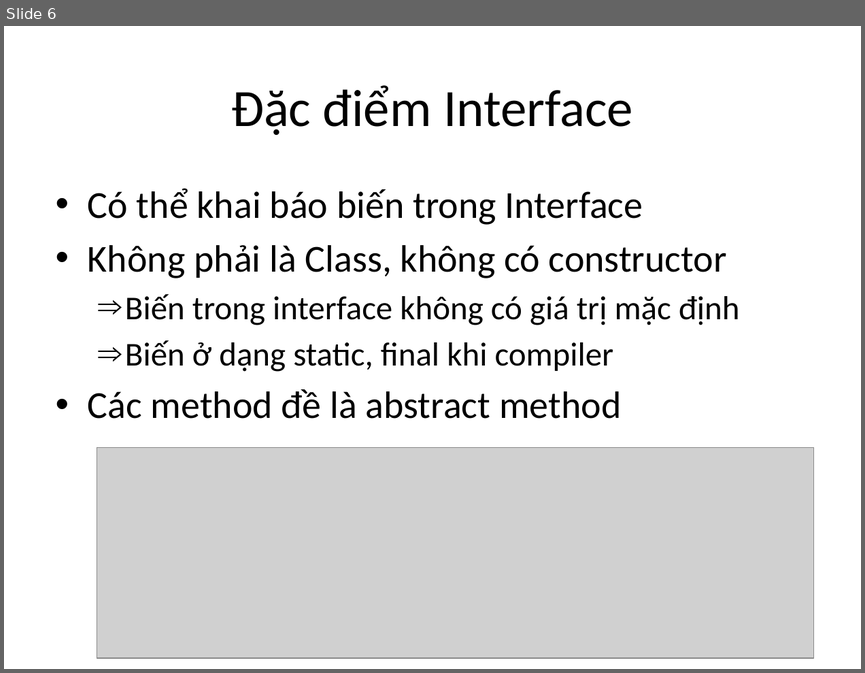
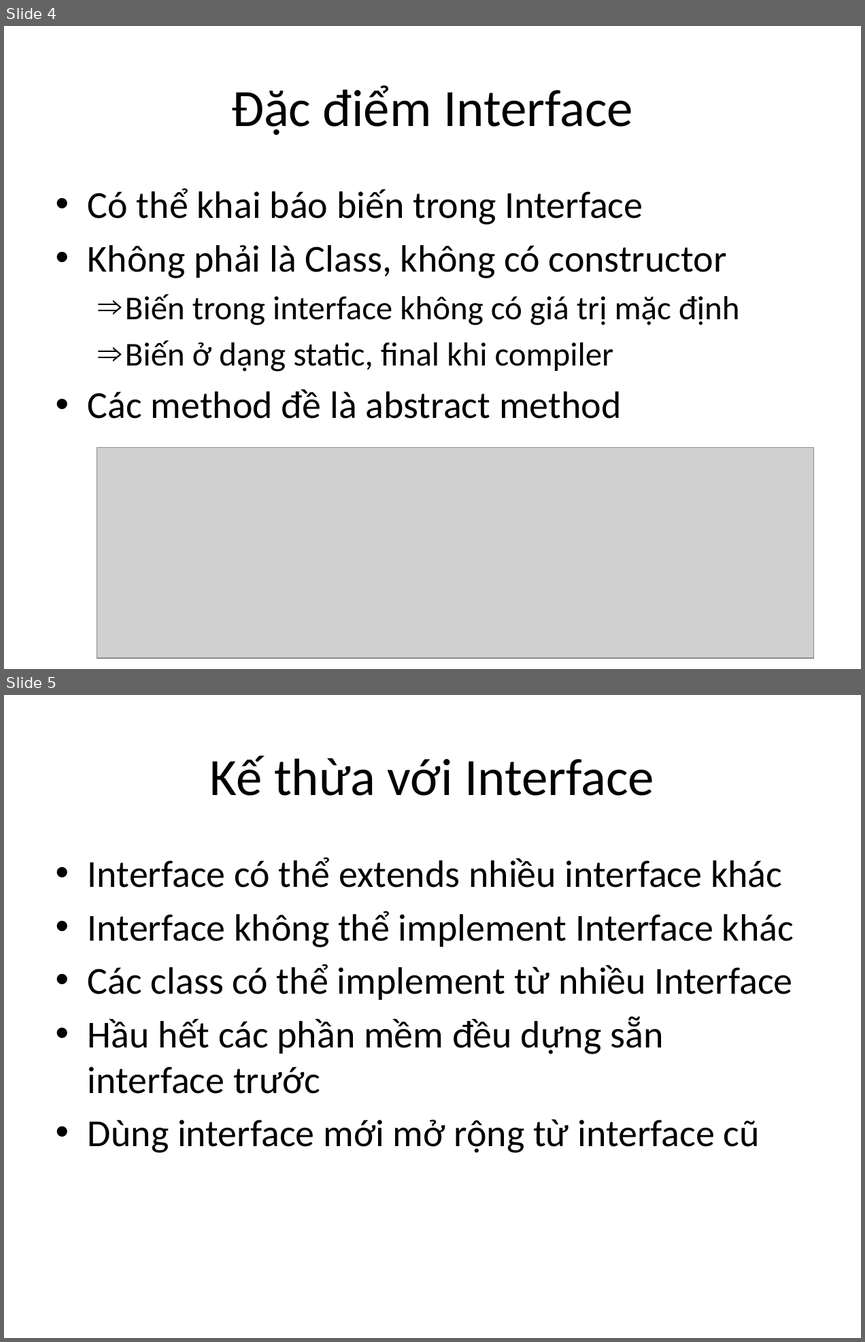
Before and after one commit to phithanh97cs/T3H, a slide deck: 5. Other/Free/Abstract and Interface.pptx. Shown one above the other, each under a label of ours: slide 6 before the commit, slides 4 and 5 after it. The pictures are 865x673 and 865x1342 pixels, drawn with LibreOffice and Linux fonts; fonts in the diff are those of the drawing; grey boxes stand for pictures. Boxes give left, top, right and bottom in pixels: in the first picture for what was removed or moved away, otherwise in the second. Text is boxed around its words. In the diff, an @@ line names an element or a change of style, - is before the commit and + after.

```diff
--- a/5. Other/Free/Abstract and Interface.pptx
+++ b/5. Other/Free/Abstract and Interface.pptx
@@ slide 5 added at (4,695,861,1338), background #FFFFFF @@
@@ title added at (210,756,654,796), 44 pt, text #000000 @@
+Kế thừa với Interface
@@ text added at (88,857,793,1153), 32 pt, text #000000 @@
+• Interface có thể extends nhiều interface khác
+• Interface không thể implement Interface khác
+• Các class có thể implement từ nhiều Interface
+• Hầu hết các phần mềm đều dựng sẵn interface trước
+• Dùng interface mới mở rộng từ interface cũ
@@ what was slide 6 is now slide 4 @@
```
Also in this commit, not shown: 1 slide changed, 4 other files.
